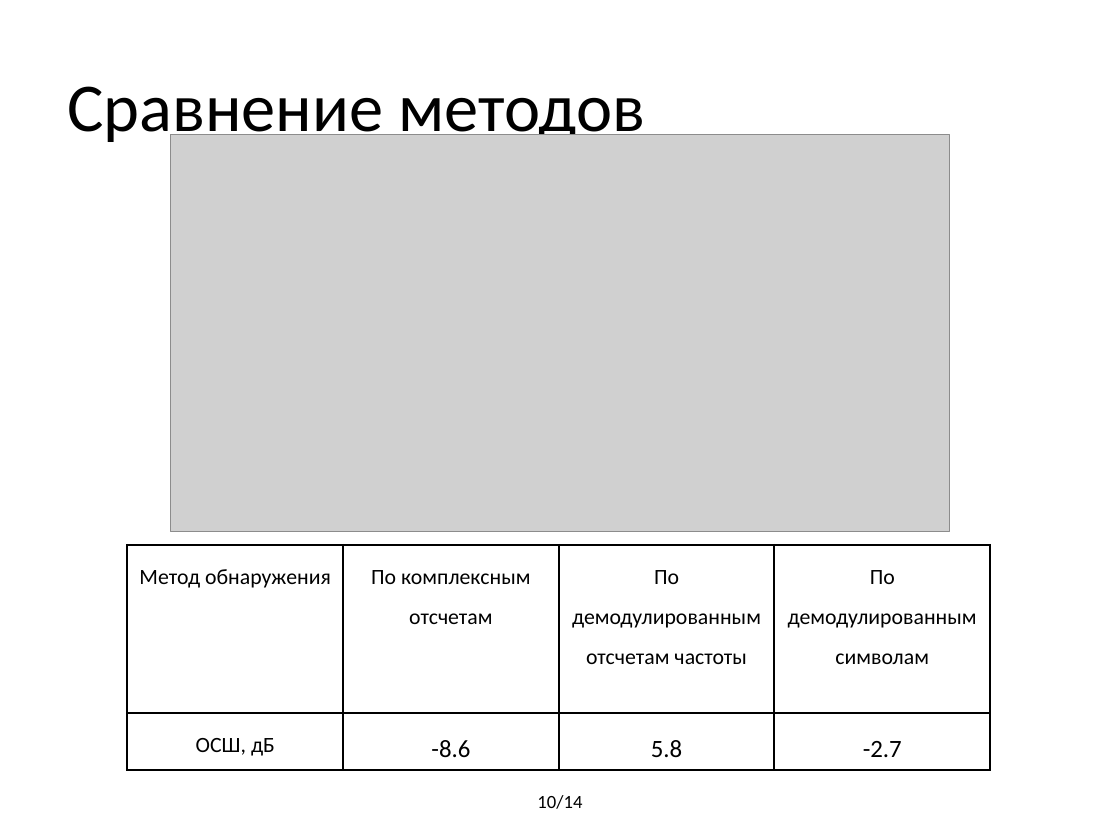
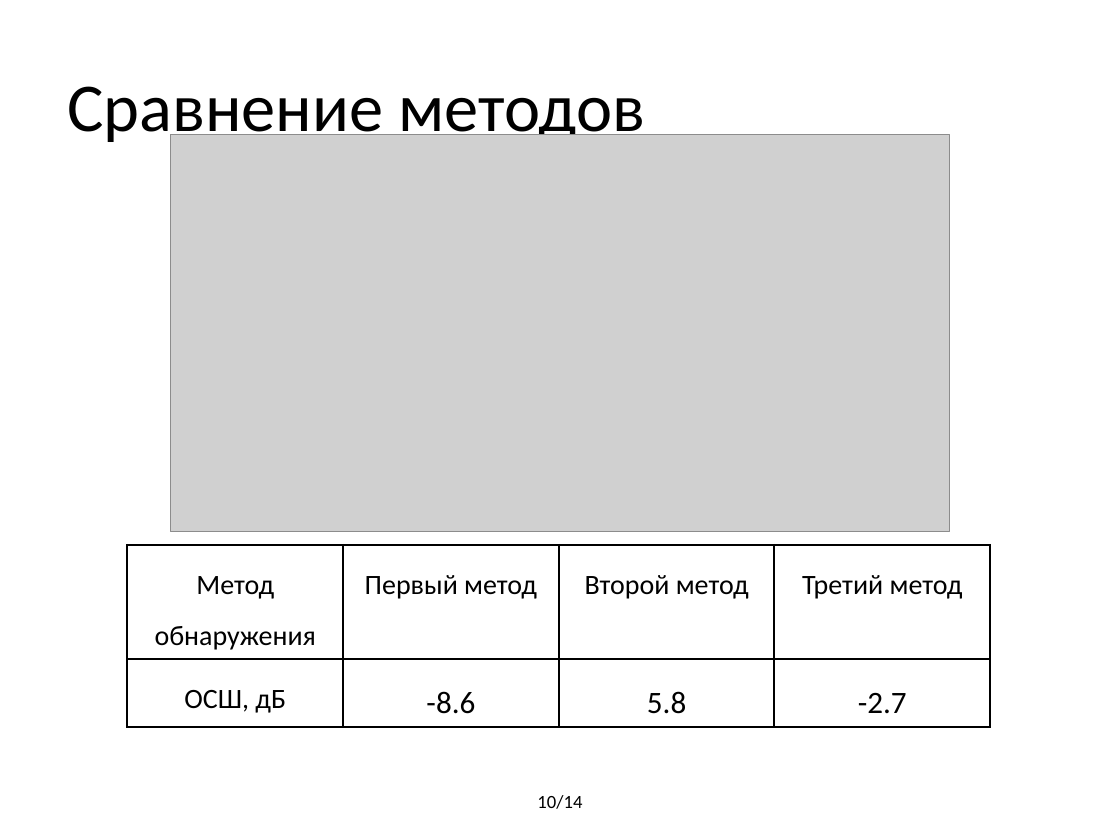
Before and after one commit to BorzhonovAI/magistr, a slide deck: slide 10 of Презентация Диплом.pptx. Drawn at 1120x840 pixels with LibreOffice and Linux fonts; fonts in the diff are those of the drawing; grey boxes stand for pictures. Boxes give left, top, right and bottom in pixels: in the first picture for what was removed or moved away, otherwise in the second. Text is boxed around its words. In the diff, an @@ line names an element or a change of style, - is before the commit and + after.

```diff
--- a/Презентация Диплом.pptx
+++ b/Презентация Диплом.pptx
@@ table at (128,545,992,766) @@
-row 1: Метод обнаружения | По комплексным отсчетам | По демодулированным отсчетам частоты | По демодулированным символам
+row 1: Метод обнаружения | Первый метод | Второй метод | Третий метод
@@ size 14 to 18 pt in "Метод обнаружения", "ОСШ, дБ" @@
@@ size 16 to 20 pt in "-8.6", "5.8", "-2.7" @@
```
Also in this commit, not shown: 6 other slides changed, 3 other files.
